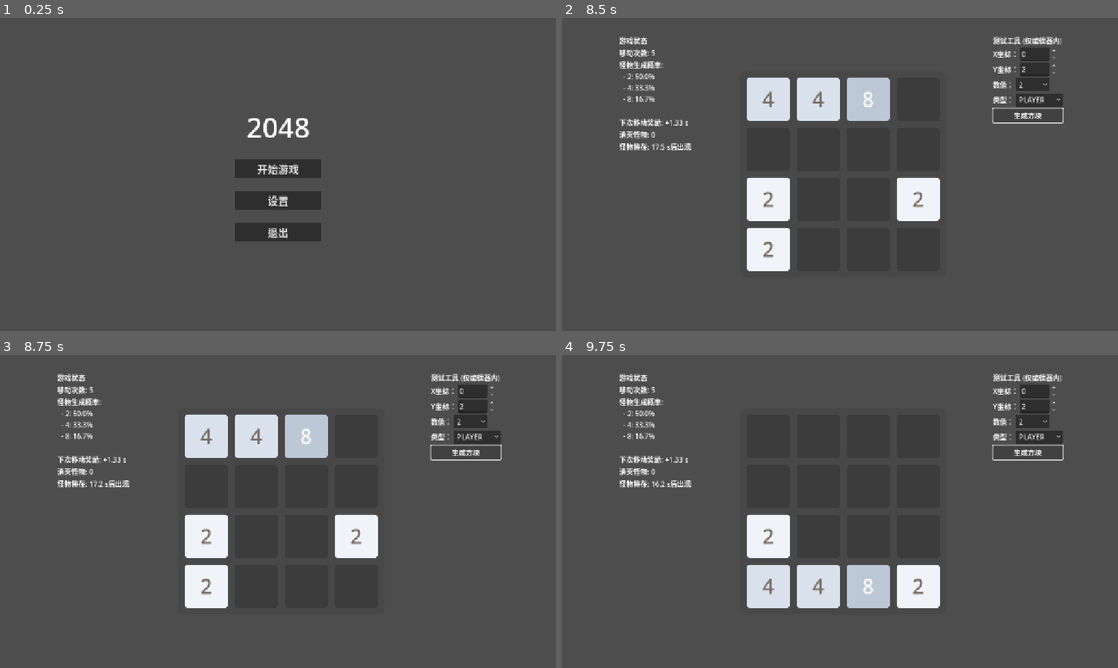
Above: before the commit, frames 1-4 (two rows, left to right).
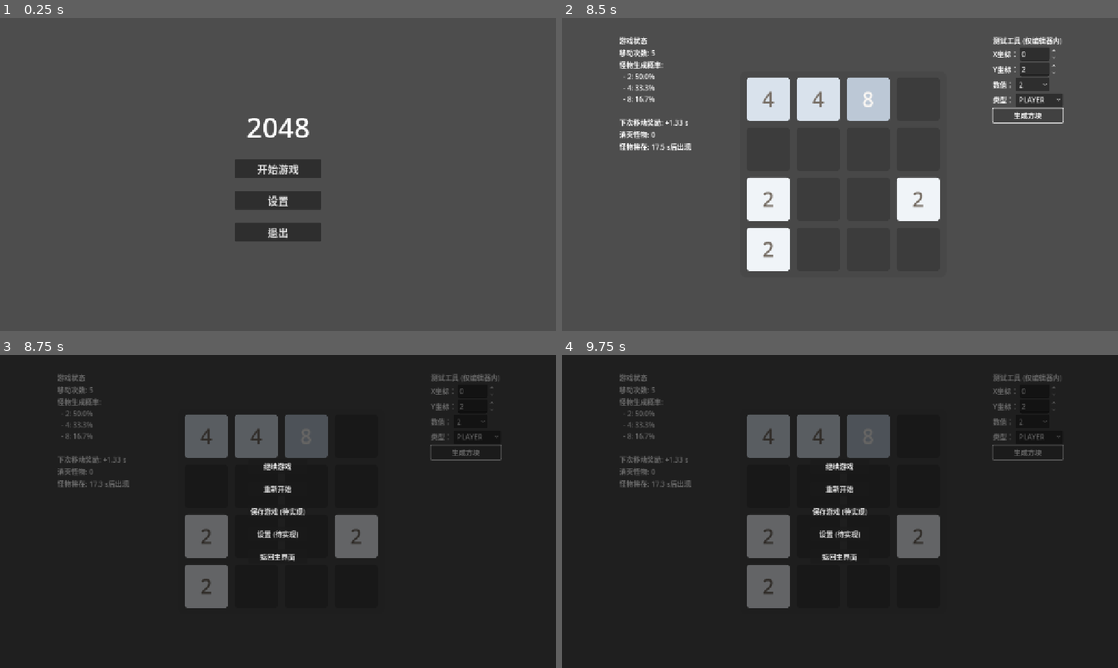
Above: after the commit, the same moments.

Repository: C76GN/2048-all-in-one
Game: Godot game, scene res://scenes/main_menu.tscn
The game is run twice, just before and just after one commit, with the same random seed, the same clock (stepped at 60 frames per second) and the same inputs.
Inputs:
- Up to frame 1 (0.25 s): no input
- Up to frame 2 (8.5 s): click "设置" at 0.5 s; click "开始游戏" at 1.25 s; click "测试1" at 2 s; click "2" at 2.75 s; click "PLAYER" at 3.5 s; click "生成方块" at 4.25 s; tap Enter at 5, 6.5, 8 s; hold D (move_right) 5.03-5.78 s; tap Space at 5.75, 7.25 s; hold S (move_down) 5.78-6.53 s; hold D (move_right) 6.53-7.28 s; hold W (move_up) 7.28-8.03 s; hold A (move_left) from 8.03 s (still down)
- Up to frame 3 (8.75 s): keep holding A (move_left); tap Escape (ui_pause, bound only after the commit) at 8.65 s
- Up to frame 4 (9.75 s): tap Space at 9.5 s; release A (move_left) at 9.53 s; hold S (move_down) from 9.53 s (still down)

Frames 1-2 are identical in both runs. In frame 3, 100% of the frame differs, in the area x 0-100%, y 0-100%; in frame 4, 100%.

Commit message:
Add pause and game over menus with logic integration
Introduces PauseMenu and GameOverMenu UI scenes and scripts, integrating them into the test mode scene and main controller. Adds input handling for pausing, menu toggling, and related signals for resuming, restarting, and returning to main menu. Removes HUD's game over display logic, shifting game over UI to the new menu.

Diff:
--- a/project.godot
+++ b/project.godot
@@ -55,3 +55,8 @@
 , Object(InputEventJoypadButton,"resource_local_to_scene":false,"resource_name":"","device":-1,"button_index":13,"pressure":0.0,"pressed":false,"script":null)
 ]
 }
+ui_pause={
+"deadzone": 0.2,
+"events": [Object(InputEventKey,"resource_local_to_scene":false,"resource_name":"","device":-1,"window_id":0,"alt_pressed":false,"shift_pressed":false,"ctrl_pressed":false,"meta_pressed":false,"pressed":false,"keycode":0,"physical_keycode":4194305,"key_label":0,"unicode":0,"location":0,"echo":false,"script":null)
+]
+}
--- a/scenes/modes/test_mode_1.tscn
+++ b/scenes/modes/test_mode_1.tscn
@@ -1,9 +1,11 @@
-[gd_scene load_steps=6 format=3 uid="uid://28ale2iku1n4"]
+[gd_scene load_steps=8 format=3 uid="uid://28ale2iku1n4"]
 
 [ext_resource type="Script" uid="uid://fmrvmyx3dskq" path="res://scripts/modes/test_mode_1.gd" id="1_37a38"]
 [ext_resource type="PackedScene" uid="uid://cjq41cf2jqg1h" path="res://scenes/hud.tscn" id="2_hwicy"]
 [ext_resource type="Script" uid="uid://boe2tlkv8ivfw" path="res://scripts/game_board.gd" id="3_winr3"]
 [ext_resource type="PackedScene" uid="uid://cpibgxbfm2p0r" path="res://scenes/test_panel.tscn" id="4_8gwm2"]
+[ext_resource type="PackedScene" uid="uid://7ypwtymhkpm6" path="res://scenes/ui/game_over_menu.tscn" id="5_winr3"]
+[ext_resource type="PackedScene" uid="uid://bsourh8co1vbn" path="res://scenes/ui/pause_menu.tscn" id="6_8gwm2"]
 
 [sub_resource type="StyleBoxFlat" id="StyleBoxFlat_0wfyh"]
 bg_color = Color(0.2827017, 0.2827017, 0.2827017, 1)
@@ -75,3 +77,10 @@
 unique_name_in_owner = true
 layout_mode = 1
 offset_bottom = 190.0
+
+[node name="GameOverMenu" parent="." instance=ExtResource("5_winr3")]
+layout_mode = 1
+
+[node name="PauseMenu" parent="." instance=ExtResource("6_8gwm2")]
+process_mode = 3
+layout_mode = 1
--- /dev/null
+++ b/scenes/ui/game_over_menu.tscn
@@ -0,0 +1,46 @@
+[gd_scene load_steps=2 format=3 uid="uid://7ypwtymhkpm6"]
+
+[ext_resource type="Script" uid="uid://m2t7mhhkobfx" path="res://scripts/ui/game_over_menu.gd" id="1_7nx0y"]
+
+[node name="GameOverMenu" type="Control"]
+visible = false
+layout_mode = 3
+anchors_preset = 15
+anchor_right = 1.0
+anchor_bottom = 1.0
+grow_horizontal = 2
+grow_vertical = 2
+script = ExtResource("1_7nx0y")
+
+[node name="CanvasLayer" type="CanvasLayer" parent="."]
+
+[node name="ColorRect" type="ColorRect" parent="CanvasLayer"]
+anchors_preset = 15
+anchor_right = 1.0
+anchor_bottom = 1.0
+grow_horizontal = 2
+grow_vertical = 2
+color = Color(0, 0, 0, 0.5882353)
+
+[node name="CenterContainer" type="CenterContainer" parent="CanvasLayer"]
+anchors_preset = 15
+anchor_right = 1.0
+anchor_bottom = 1.0
+grow_horizontal = 2
+grow_vertical = 2
+
+[node name="VBoxContainer" type="VBoxContainer" parent="CanvasLayer/CenterContainer"]
+layout_mode = 2
+theme_override_constants/separation = 20
+
+[node name="RestartButton" type="Button" parent="CanvasLayer/CenterContainer/VBoxContainer"]
+layout_mode = 2
+text = "重来"
+
+[node name="SettingsButton" type="Button" parent="CanvasLayer/CenterContainer/VBoxContainer"]
+layout_mode = 2
+text = "设置 (待实现)"
+
+[node name="MainMenuButton" type="Button" parent="CanvasLayer/CenterContainer/VBoxContainer"]
+layout_mode = 2
+text = "返回主界面"
--- /dev/null
+++ b/scenes/ui/pause_menu.tscn
@@ -0,0 +1,60 @@
+[gd_scene load_steps=2 format=3 uid="uid://bsourh8co1vbn"]
+
+[ext_resource type="Script" uid="uid://bfr61i4qrbw0t" path="res://scripts/ui/pause_menu.gd" id="1_6tw0m"]
+
+[node name="PauseMenu" type="Control"]
+visible = false
+layout_mode = 3
+anchors_preset = 15
+anchor_right = 1.0
+anchor_bottom = 1.0
+grow_horizontal = 2
+grow_vertical = 2
+script = ExtResource("1_6tw0m")
+
+[node name="CanvasLayer" type="CanvasLayer" parent="."]
+
+[node name="ColorRect" type="ColorRect" parent="CanvasLayer"]
+anchors_preset = 15
+anchor_right = 1.0
+anchor_bottom = 1.0
+grow_horizontal = 2
+grow_vertical = 2
+color = Color(0, 0, 0, 0.5882353)
+
+[node name="CenterContainer" type="CenterContainer" parent="CanvasLayer"]
+anchors_preset = 15
+anchor_right = 1.0
+anchor_bottom = 1.0
+grow_horizontal = 2
+grow_vertical = 2
+
+[node name="VBoxContainer" type="VBoxContainer" parent="CanvasLayer/CenterContainer"]
+layout_mode = 2
+theme_override_constants/separation = 20
+
+[node name="ContinueButton" type="Button" parent="CanvasLayer/CenterContainer/VBoxContainer"]
+layout_mode = 2
+text = "继续游戏"
+
+[node name="RestartButton" type="Button" parent="CanvasLayer/CenterContainer/VBoxContainer"]
+layout_mode = 2
+text = "重新开始"
+
+[node name="SaveButton" type="Button" parent="CanvasLayer/CenterContainer/VBoxContainer"]
+layout_mode = 2
+text = "保存游戏 (待实现)"
+
+[node name="SettingsButton" type="Button" parent="CanvasLayer/CenterContainer/VBoxContainer"]
+layout_mode = 2
+text = "设置 (待实现)"
+
+[node name="MainMenuButton" type="Button" parent="CanvasLayer/CenterContainer/VBoxContainer"]
+layout_mode = 2
+text = "返回主界面"
+
+[node name="RestartConfirmDialog" type="ConfirmationDialog" parent="CanvasLayer"]
+title = "确认"
+ok_button_text = "确定"
+dialog_text = "此操作将丢失当前游戏进度，确定要重新开始吗"
+cancel_button_text = "取消"
--- a/scripts/modes/test_mode_1.gd
+++ b/scripts/modes/test_mode_1.gd
@@ -3,8 +3,8 @@
 ## TestMode1: "测试模式1"的游戏逻辑控制器。
 ##
 ## 该脚本作为此模式的主场景脚本，负责协调游戏的所有核心部分。它监听玩家输入，
-## 管理本模式特有的怪物生成计时器和时间奖励机制，并作为 `GameBoard` (模型)
-## 与 `HUD` (视图) 之间的桥梁，处理游戏状态的更新和UI的显示。
+## 管理游戏的核心流程（如暂停、重启），处理本模式特有的怪物生成和时间奖励机制，
+## 并作为 `GameBoard` (模型) 与 `HUD`、`PauseMenu` 等UI视图 (视图) 之间的桥梁。
 class_name TestMode1
 extends Control
 
@@ -23,6 +23,8 @@
 @onready var game_board: Control = %GameBoard
 @onready var test_panel: VBoxContainer = %TestPanel
 @onready var hud: VBoxContainer = %HUD
+@onready var pause_menu = $PauseMenu
+@onready var game_over_menu = $GameOverMenu
 
 # --- 状态变量 ---
 
@@ -41,6 +43,11 @@
 	game_board.move_made.connect(_on_game_board_move_made)
 	game_board.game_lost.connect(_on_game_lost)
 	game_board.monster_killed.connect(_on_monster_killed)
+	pause_menu.resume_game.connect(_on_resume_game)
+	pause_menu.restart_game.connect(_on_restart_game)
+	pause_menu.return_to_main_menu.connect(_on_return_to_main_menu)
+	game_over_menu.restart_game.connect(_on_restart_game)
+	game_over_menu.return_to_main_menu.connect(_on_return_to_main_menu)
 
 	# 步骤2: 初始化并启动游戏核心机制。
 	_setup_monster_timer()
@@ -57,8 +64,16 @@
 		hud.update_timer(monster_spawn_timer.time_left)
 
 ## Godot输入处理函数：捕获未被UI消耗的输入事件。
+## 优先处理暂停输入，在游戏运行时处理玩家的移动输入。
 func _unhandled_input(event: InputEvent) -> void:
-	# 游戏结束时，忽略所有输入。
+	# 处理暂停输入
+	if event.is_action_pressed("ui_pause") and not is_game_over:
+		_toggle_pause_menu()
+		# 标记事件已处理，防止移动输入在同一帧触发
+		get_viewport().set_input_as_handled()
+		return
+
+	# 游戏结束或暂停时，忽略所有游戏输入。
 	if get_tree().paused or is_game_over:
 		return
 
@@ -73,6 +88,15 @@
 	# TestMode1 本身不关心移动的具体逻辑，只负责分派指令。
 	if direction != Vector2i.ZERO:
 		game_board.handle_move(direction)
+
+# --- 暂停菜单逻辑 ---
+
+## 切换游戏的暂停状态和暂停菜单的可见性。
+func _toggle_pause_menu() -> void:
+	# 切换游戏树的暂停状态
+	get_tree().paused = not get_tree().paused
+	# 切换暂停菜单的可见性
+	pause_menu.toggle()
 
 ## 初始化测试工具。
 ## 该工具仅在Godot编辑器环境中可见并启用。
@@ -147,11 +171,12 @@
 	_update_stats_display()
 
 ## 当 GameBoard 发出 `game_lost` 信号时被调用。
-## 负责处理游戏失败状态。
+## 负责处理游戏失败状态，停止计时器并显示游戏结束菜单。
 func _on_game_lost() -> void:
 	is_game_over = true
 	monster_spawn_timer.stop() # 停止怪物计时器
-	hud.show_game_over()       # 更新UI显示游戏结束
+	# 显示游戏结束菜单
+	game_over_menu.open()
 
 ## 当 GameBoard 发出 `monster_killed` 信号时被调用。
 func _on_monster_killed() -> void:
@@ -168,6 +193,26 @@
 
 	# 操作完成后更新统计信息。
 	_update_stats_display()
+
+# --- 菜单信号处理 ---
+
+## 响应 PauseMenu 发出的 `resume_game` 信号。
+func _on_resume_game() -> void:
+	# 调用切换函数来取消暂停和隐藏菜单
+	_toggle_pause_menu()
+
+## 响应 PauseMenu 或 GameOverMenu 发出的 `restart_game` 信号。
+func _on_restart_game() -> void:
+	# 在切换场景前，务必取消暂停状态
+	get_tree().paused = false
+	# 重新加载当前场景以实现重启
+	get_tree().reload_current_scene()
+
+## 响应 PauseMenu 或 GameOverMenu 发出的 `return_to_main_menu` 信号。
+func _on_return_to_main_menu() -> void:
+	# 同样，在切换场景前取消暂停
+	get_tree().paused = false
+	GlobalGameManager.goto_scene("res://scenes/main_menu.tscn")
 
 # --- UI 更新 ---
 
--- /dev/null
+++ b/scripts/ui/game_over_menu.gd
@@ -0,0 +1,33 @@
+# scripts/ui/game_over_menu.gd
+
+## GameOverMenu: 游戏结束菜单的UI控制器。
+##
+## 在游戏失败后显示，提供重来或返回主菜单的选项。
+extends Control
+
+# --- 信号定义 ---
+
+signal restart_game
+signal return_to_main_menu
+
+# --- 节点引用 ---
+
+@onready var restart_button: Button = $CanvasLayer/CenterContainer/VBoxContainer/RestartButton
+@onready var main_menu_button: Button = $CanvasLayer/CenterContainer/VBoxContainer/MainMenuButton
+@onready var canvas_layer: CanvasLayer = $CanvasLayer
+
+
+func _ready() -> void:
+	close() # 默认关闭菜单
+	restart_button.pressed.connect(func(): restart_game.emit())
+	main_menu_button.pressed.connect(func(): return_to_main_menu.emit())
+
+# --- 公共接口 ---
+
+## 打开菜单。
+func open() -> void:
+	canvas_layer.show()
+
+## 关闭菜单。
+func close() -> void:
+	canvas_layer.hide()
--- a/scripts/ui/hud.gd
+++ b/scripts/ui/hud.gd
@@ -46,9 +46,3 @@
 ## @param time_left: 计时器剩余的秒数。
 func update_timer(time_left: float) -> void:
 	monster_timer_label.text = "怪物将在: %.1f s后出现" % time_left
-
-## 显示游戏结束的最终信息。
-##
-## 这会覆盖计时器标签，向玩家明确传达游戏已结束的状态。
-func show_game_over() -> void:
-	monster_timer_label.text = "游戏结束!"
--- /dev/null
+++ b/scripts/ui/pause_menu.gd
@@ -0,0 +1,66 @@
+# scripts/ui/pause_menu.gd
+
+## PauseMenu: 游戏内暂停菜单的UI控制器。
+##
+## 负责处理暂停菜单的显示/隐藏，以及响应各个按钮的点击事件。
+## 它通过信号与主游戏场景通信，以执行继续、重启等操作。
+extends Control
+
+# --- 信号定义 ---
+
+## 当玩家请求继续游戏时发出。
+signal resume_game
+## 当玩家确认要重新开始游戏时发出。
+signal restart_game
+## 当玩家请求返回主菜单时发出。
+signal return_to_main_menu
+
+# --- 节点引用 ---
+
+@onready var continue_button: Button = $CanvasLayer/CenterContainer/VBoxContainer/ContinueButton
+@onready var restart_button: Button = $CanvasLayer/CenterContainer/VBoxContainer/RestartButton
+@onready var main_menu_button: Button = $CanvasLayer/CenterContainer/VBoxContainer/MainMenuButton
+@onready var restart_confirm_dialog: ConfirmationDialog = $CanvasLayer/RestartConfirmDialog
+@onready var canvas_layer: CanvasLayer = $CanvasLayer
+
+func _ready() -> void:
+	# 默认隐藏菜单
+	canvas_layer.hide()
+
+	# 连接按钮信号
+	continue_button.pressed.connect(_on_continue_button_pressed)
+	restart_button.pressed.connect(_on_restart_button_pressed)
+	main_menu_button.pressed.connect(_on_main_menu_button_pressed)
+
+	# 连接确认对话框的信号
+	restart_confirm_dialog.confirmed.connect(_on_restart_confirm_dialog_confirmed)
+
+# --- 公共接口 ---
+
+## 切换菜单的可见性。
+func toggle() -> void:
+	canvas_layer.visible = not canvas_layer.visible
+
+# --- 处理输入以关闭菜单 ---
+
+## Godot输入处理函数：捕获未被UI消耗的输入事件。
+func _unhandled_input(event: InputEvent) -> void:
+	if canvas_layer.visible and event.is_action_pressed("ui_pause"):
+		resume_game.emit()
+		get_viewport().set_input_as_handled()
+
+# --- 信号处理函数 ---
+
+func _on_continue_button_pressed() -> void:
+	resume_game.emit()
+
+func _on_restart_button_pressed() -> void:
+	# 显示确认对话框，而不是直接重启
+	restart_confirm_dialog.popup_centered()
+
+func _on_main_menu_button_pressed() -> void:
+	return_to_main_menu.emit()
+
+func _on_restart_confirm_dialog_confirmed() -> void:
+	# 当用户在对话框中点击“确定”后，才发出重启信号
+	restart_game.emit()
Not shown, added: scripts/ui/game_over_menu.gd.uid
Not shown, added: scripts/ui/pause_menu.gd.uid
